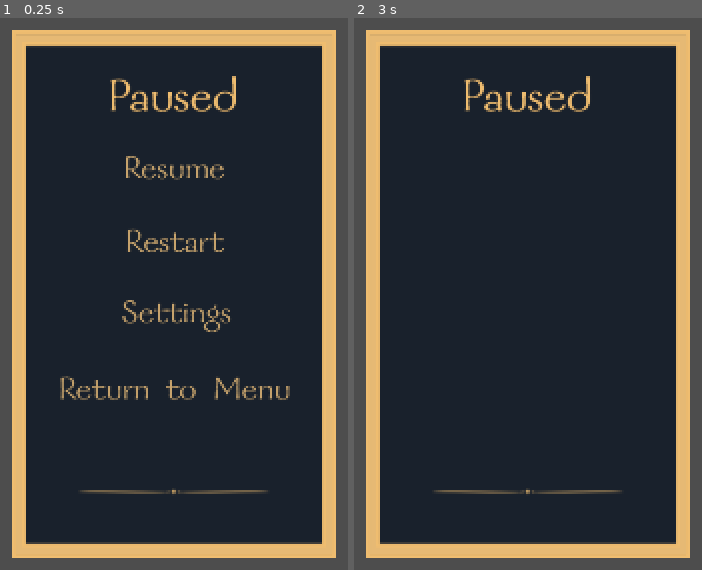
Above: before the commit, frames 1-2 (left to right).
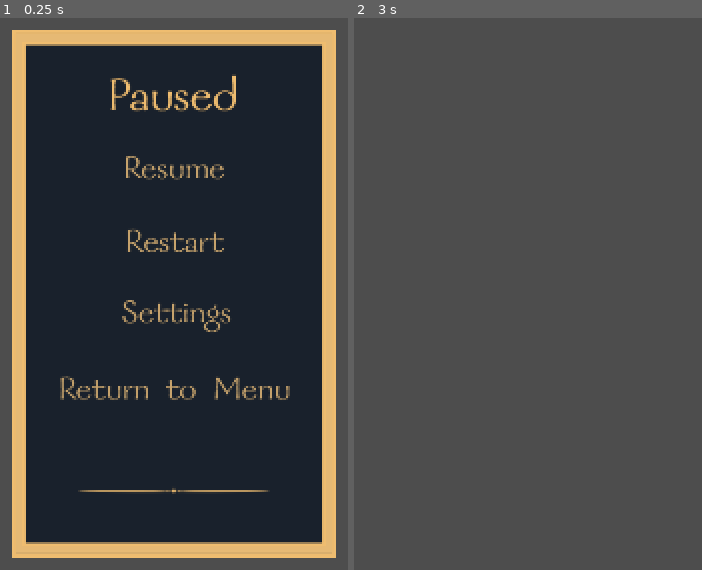
Above: after the commit, the same moments.

Repository: bradlycarpenter/Project-H-Phase-2
Game: Godot game, scene res://local_assets/pause_menu/src/pause_menu.tscn
The game is run twice, just before and just after one commit, with the same random seed, the same clock (stepped at 60 frames per second) and the same inputs. This scene is started directly instead of the project's main scene.
Inputs (mouse positions are in pixels of both pictures, inside the frame that each line leads up to):
- Up to frame 1 (0.25 s): no input
- Up to frame 2 (3 s): click (528, 244) at 0.5 s; click (528, 244) at 1.25 s; click (528, 244) at 2 s; click (528, 172) at 2.75 s

The runs differ from the first frame. In frame 1, 1.5% of the frame differs, in the area x 7-93%, y 4-96%; in frame 2, 88%, in the area x 3-97%, y 2-98%.

Commit message:
update/pause_menu

Diff:
--- a/local_assets/pause_menu/src/pause_menu.tscn
+++ b/local_assets/pause_menu/src/pause_menu.tscn
@@ -73,23 +73,6 @@
 script = ExtResource("1_2trmw")
 main_menu = "res://local_assets/main_menu/src/main_menu.tscn"
 
-[node name="TextureRect" type="TextureRect" parent="."]
-layout_mode = 1
-anchors_preset = 8
-anchor_left = 0.5
-anchor_top = 0.5
-anchor_right = 0.5
-anchor_bottom = 0.5
-offset_left = -194.0
-offset_top = -316.5
-offset_right = 194.0
-offset_bottom = 316.5
-grow_horizontal = 2
-grow_vertical = 2
-size_flags_horizontal = 4
-size_flags_vertical = 4
-texture = ExtResource("2_2dtab")
-
 [node name="MarginContainer" type="MarginContainer" parent="."]
 process_mode = 3
 layout_mode = 1
@@ -98,6 +81,12 @@
 anchor_bottom = 1.0
 grow_horizontal = 2
 grow_vertical = 2
+
+[node name="TextureRect" type="TextureRect" parent="MarginContainer"]
+layout_mode = 2
+size_flags_horizontal = 4
+size_flags_vertical = 4
+texture = ExtResource("2_2dtab")
 
 [node name="VBoxContainer" type="VBoxContainer" parent="MarginContainer"]
 layout_mode = 2
